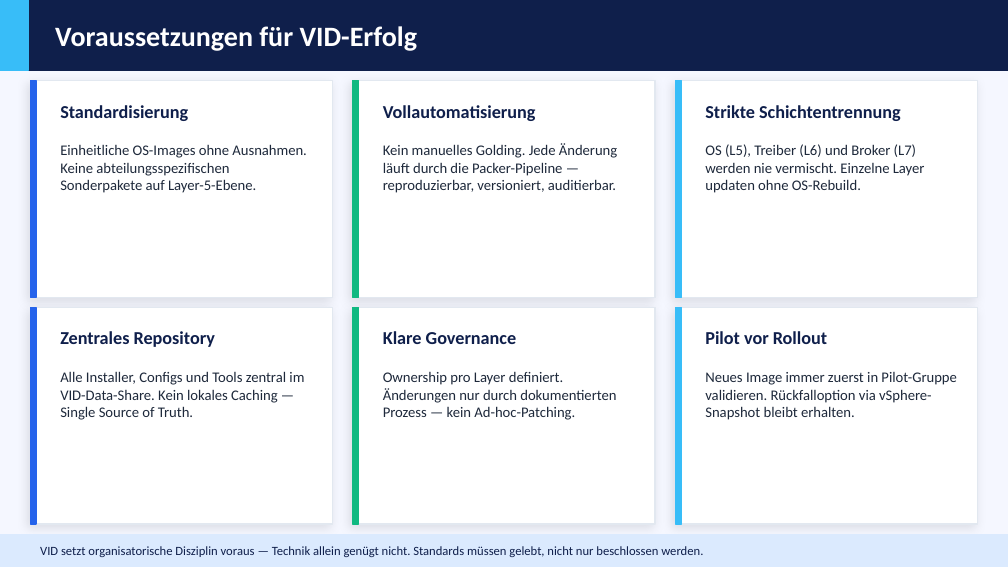
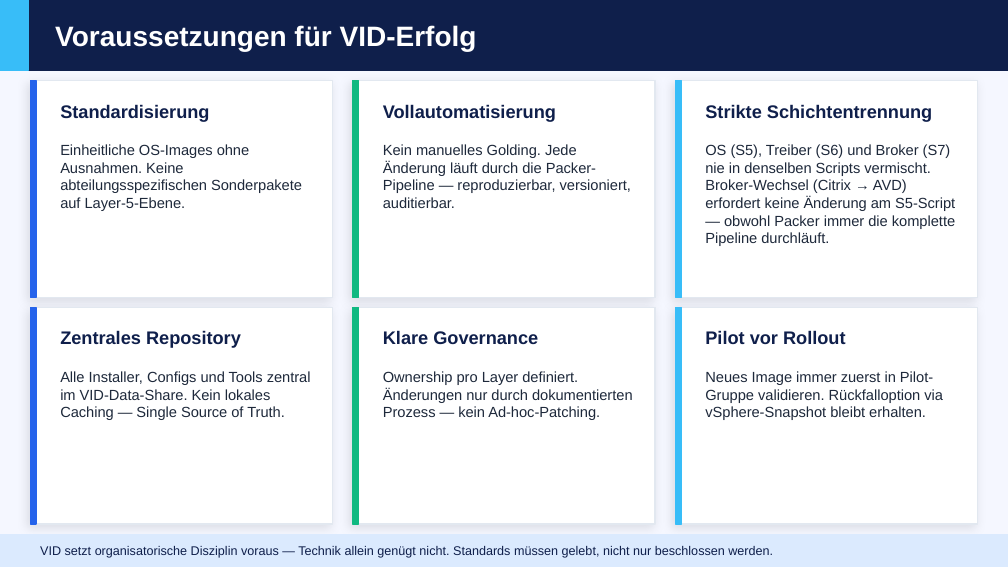
Before and after one commit to cyberms/VID, a slide deck: slide 3 of VID-Management-Praesentation-Phase1.pptx. Drawn at 1008x567 pixels with LibreOffice and Linux fonts; fonts in the diff are those of the drawing. Boxes give left, top, right and bottom in pixels: in the first picture for what was removed or moved away, otherwise in the second. Text is boxed around its words. In the diff, an @@ line names an element or a change of style, - is before the commit and + after.

```diff
--- a/VID-Management-Praesentation-Phase1.pptx
+++ b/VID-Management-Praesentation-Phase1.pptx
@@ text at (705,144,955,246): text changed; font Calibri to Arial @@
-OS (L5), Treiber (L6) und Broker (L7) werden nie vermischt. Einzelne Layer updaten ohne OS-Rebuild.
+OS (S5), Treiber (S6) und Broker (S7) nie in denselben Scripts vermischt. Broker-Wechsel (Citrix → AVD) erfordert keine Änderung am S5-Script — obwohl Packer immer die komplette Pipeline durchläuft.
@@ font Calibri to Arial in 13 elements at (55,25,477,51), (60,104,209,122), (60,144,302,211), (383,104,556,122), (383,144,631,208), (705,104,932,122), (60,330,241,348), (60,371,311,420), (383,330,538,344), (383,371,633,420), (705,330,846,344), (705,371,943,420), (40,546,773,558) @@
```
Also in this commit, not shown: 8 other slides changed, 2 other files.
